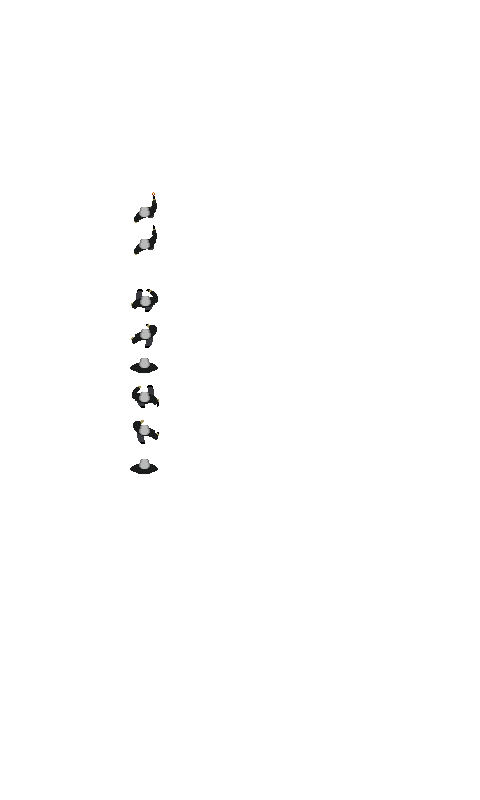
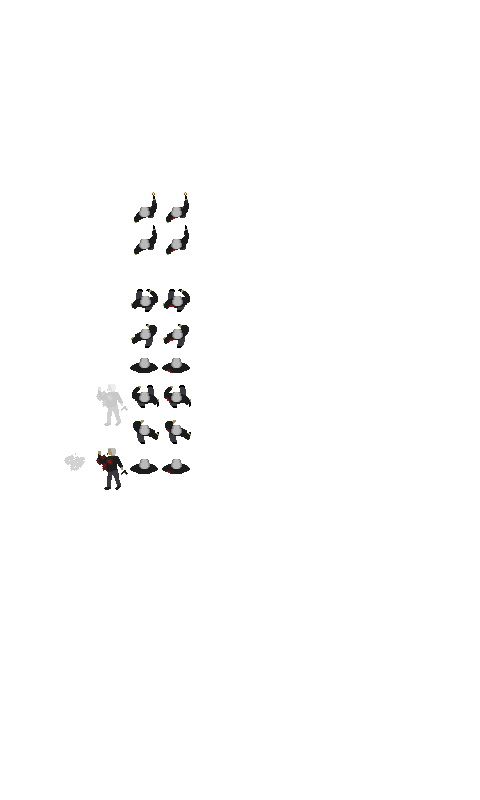
The second 480x800 image is a revision of the first. Changes to its layers:
added group "bleed" with 60 layers above "dead" over [162, 192, 191, 474]
added layer "blood" in group "bleed" over [164, 217, 178, 474]
added group "walking copie" with 35 layers in group "bleed" over [162, 289, 191, 444]
added group "1" (3rd of 4, in "bleed" › "walking copie") with 6 layers in group "walking copie" over [165, 420, 191, 444]
added group "2" (3rd of 4, in "bleed" › "walking copie") with 7 layers in group "walking copie" over [164, 385, 191, 408]
added group "4" (2nd of 2, in "bleed" › "walking copie") with 6 layers in group "walking copie" over [163, 324, 189, 348]
added group "5" (2nd of 2, in "bleed" › "walking copie") with 7 layers in group "walking copie" over [163, 289, 190, 312]
added group "shoot copie" with 17 layers in group "bleed" over [166, 192, 190, 255]
added group "1" (4th of 4, in "bleed" › "shoot copie") with 6 layers in group "shoot copie" over [166, 225, 189, 255]
added layer "Calque 10" (3rd of 4, in "bleed" › "shoot copie" › "1") in group "1" over [166, 230, 189, 254]
added layer "Calque 6" (11th of 12, in "bleed" › "shoot copie" › "1") in group "1" over [166, 229, 188, 255]
added group "2" (4th of 4, in "bleed" › "shoot copie") with 9 layers in group "shoot copie" over [166, 192, 190, 223]
added layer "Calque 6" (12th of 12, in "bleed" › "shoot copie" › "2") in group "2" over [166, 199, 188, 223]
added group "dead" with 18 layers above "grid" over [64, 384, 128, 490]
added group "body" with 6 layers in group "dead" over [96, 448, 128, 490]
added layer "Calque 15" (1st of 2, in "dead" › "body") in group "body" over [98, 453, 128, 490]
added group "body gray" (24%) with 7 layers in group "dead" over [96, 384, 128, 426]
added layer "Calque 15" (2nd of 2, in "dead" › "body gray") in group "body gray" over [98, 389, 128, 426]
…and 41 more changes (41 added)
